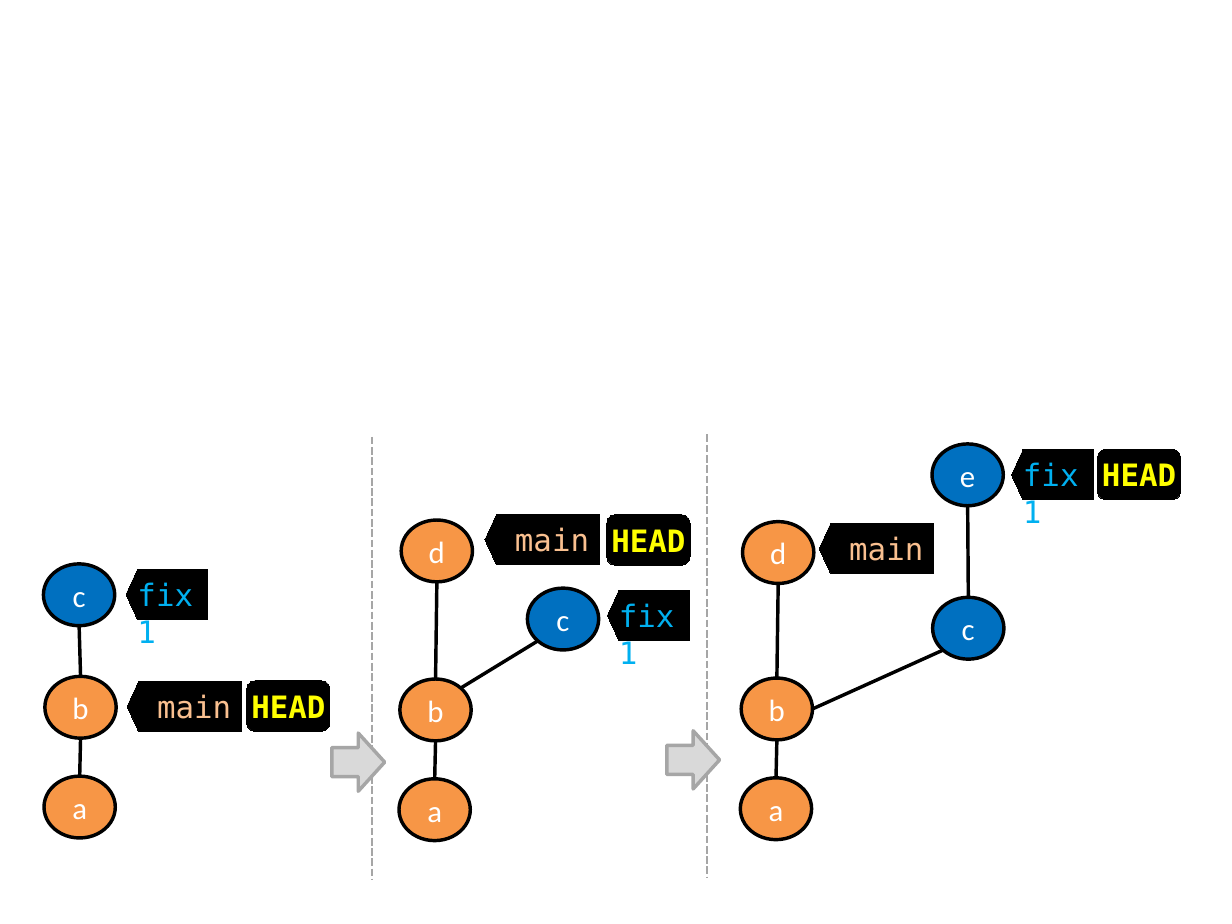
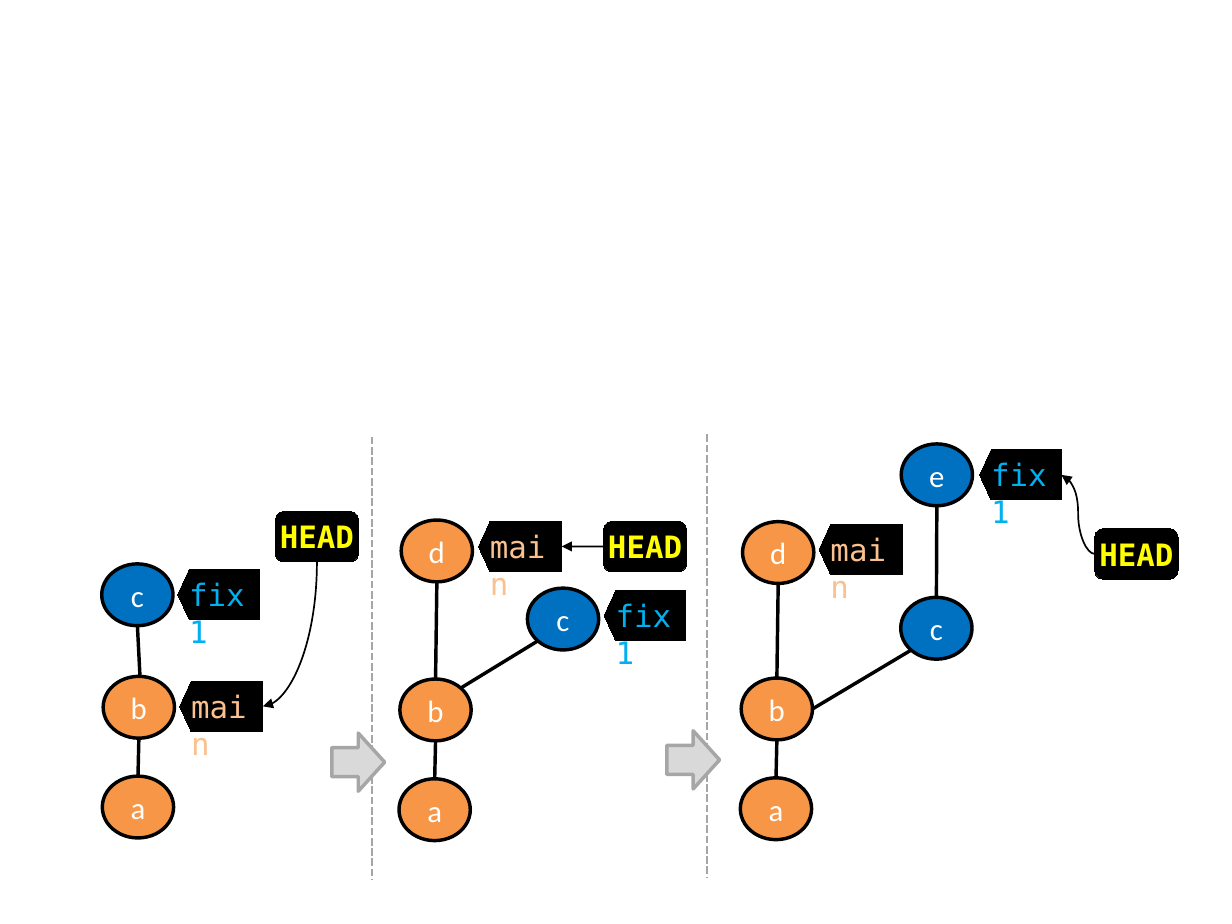
Before and after one commit to git-mastery/git-mastery.github.io, a slide deck: slide 2 of diagrams/gitAndGithub/branch/branchesAsLabels.pptx. Drawn at 1232x924 pixels with LibreOffice and Linux fonts; fonts in the diff are those of the drawing. Boxes give left, top, right and bottom in pixels: in the first picture for what was removed or moved away, otherwise in the second. Text is boxed around its words. In the diff, an @@ line names an element or a change of style, - is before the commit and + after.

```diff
--- a/diagrams/gitAndGithub/branch/branchesAsLabels.pptx
+++ b/diagrams/gitAndGithub/branch/branchesAsLabels.pptx
@@ curved arrow added from (1095, 554) to (1062, 474), #000000 1 pt @@
@@ 2 ellipses, 1 right arrow, 1 line: place and size @@
-2 ellipses, 1 right arrow, 1 line at (933,444,1093,659)
+2 ellipses, 1 right arrow, 1 line at (901,444,1061,659)
@@ rounded rectangle "HEAD": place and size @@
-rounded rectangle "HEAD" at (246,681,330,732)
+rounded rectangle "HEAD" at (275,511,359,562)
@@ right arrow "main": place and size @@
-right arrow "main" at (485,515,600,564)
+right arrow "main" at (478,521,562,570)
@@ rounded rectangle "HEAD": place and size @@
-rounded rectangle "HEAD" at (606,515,690,565)
+rounded rectangle "HEAD" at (604,521,687,572)
@@ right arrow "main": place and size @@
-right arrow "main" at (819,524,934,573)
+right arrow "main" at (819,525,903,574)
@@ rounded rectangle "HEAD": place and size @@
-rounded rectangle "HEAD" at (1098,450,1181,500)
+rounded rectangle "HEAD" at (1095,529,1179,579)
@@ right arrow "fix1": place and size @@
-right arrow "fix1" at (126,569,207,618)
+right arrow "fix1" at (177,569,259,618)
@@ curved arrow added from (317, 562) to (262, 706), #000000 1 pt @@
@@ curved arrow added from (604, 547) to (562, 547), #000000 1 pt @@
@@ right arrow "fix1": place and size @@
-right arrow "fix1" at (607,590,689,639)
+right arrow "fix1" at (604,590,685,639)
@@ line moved from (813, 708) - (944, 650) to (813, 708) - (912, 650) @@
@@ right arrow "main": place and size @@
-right arrow "main" at (127,681,241,731)
+right arrow "main" at (180,681,264,731)
@@ 3 ellipses, 2 lines: place and size @@
-3 ellipses, 2 lines at (43,564,116,838)
+3 ellipses, 2 lines at (102,564,175,838)
```
Also in this commit, not shown: 2 other slides changed, 7 other files.
